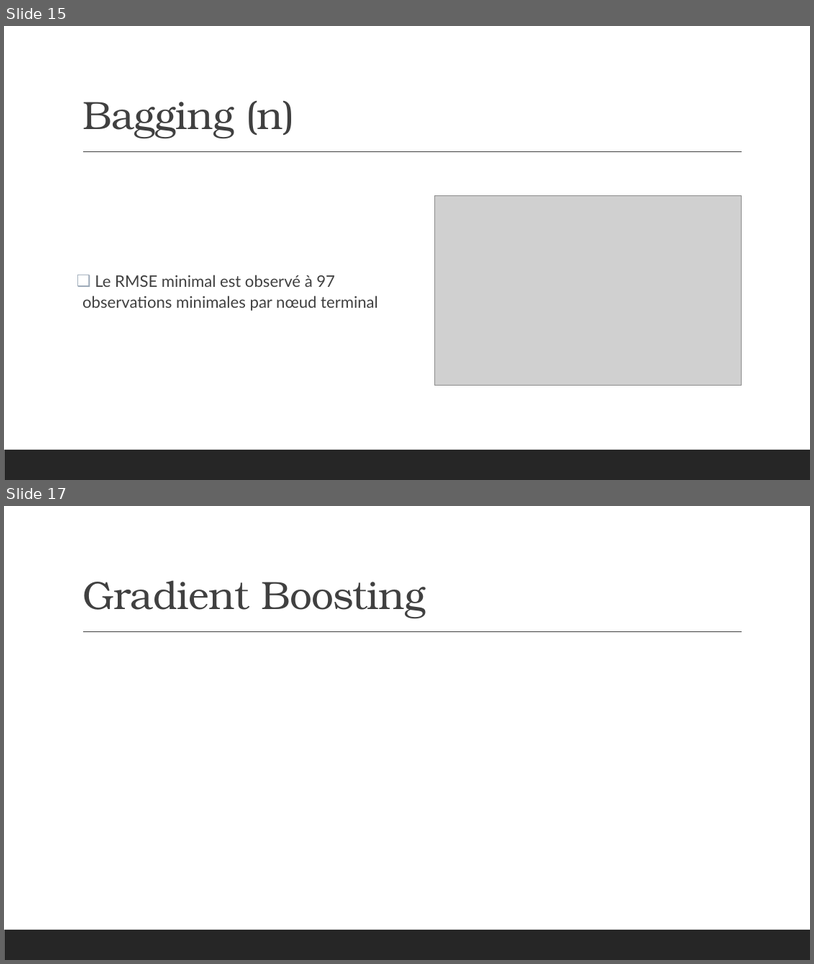
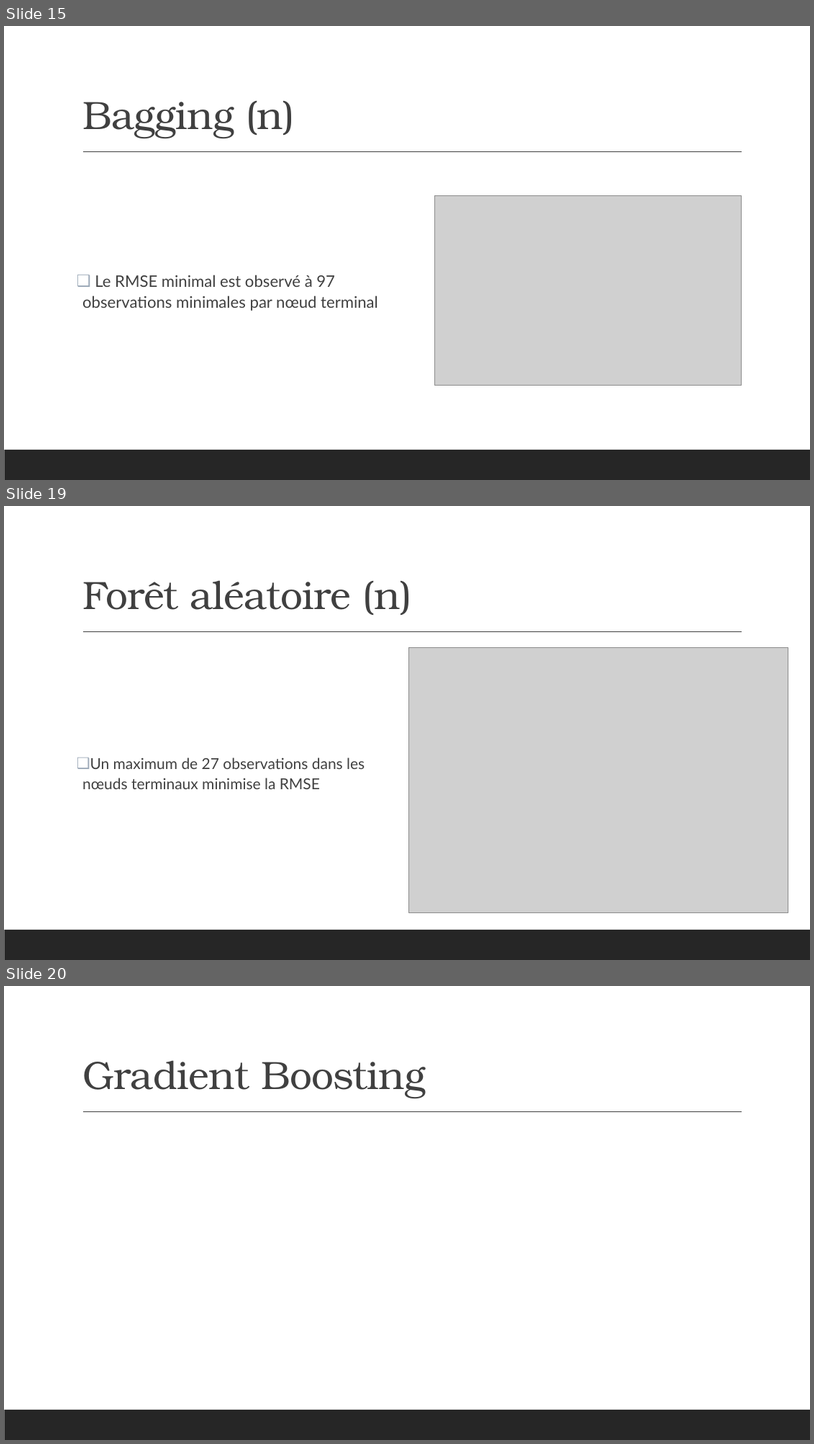
Before and after one commit to Dan-UL/PasDePlaziat, a slide deck: Final/Presentation_Equipe9.pptx. Shown one above the other, each under a label of ours: slides 15 and 17 before the commit, slides 15, 19 and 20 after it; the slides between them are not shown. The pictures are 814x964 and 814x1444 pixels, drawn with LibreOffice and Linux fonts; fonts in the diff are those of the drawing; grey boxes stand for pictures. Boxes give left, top, right and bottom in pixels: in the first picture for what was removed or moved away, otherwise in the second. Text is boxed around its words. In the diff, an @@ line names an element or a change of style, - is before the commit and + after.

```diff
--- a/Final/Presentation_Equipe9.pptx
+++ b/Final/Presentation_Equipe9.pptx
@@ slide 19 added at [4, 506, 810, 960], background #FFFFFF; not listed: 2 template elements that a slide beside it also shows @@
@@ title added at [82, 580, 412, 615], 47 pt, text #404040 @@
+Forêt aléatoire (n)
@@ picture added at [409, 648, 789, 913] @@
@@ text added at [82, 757, 365, 789], 18 pt, text #404040 @@
+❑ Un maximum de 27 observations dans les nœuds terminaux minimise la RMSE
@@ what was slide 17 is now slide 20 @@
```
Also in this commit, not shown: 1 slide changed, 2 other slides added, 2 other files.
